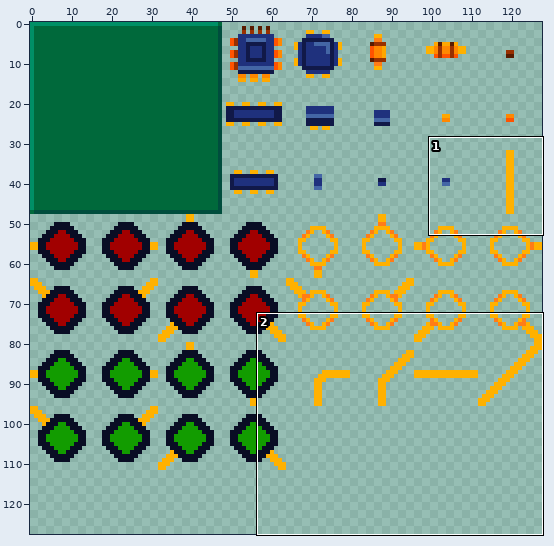
Sprite sheet -- Taped Logic/retro/CircutBoardV2.png. Above: a wide view before the commit, with the close-up outlined.
Close-up. Old version:
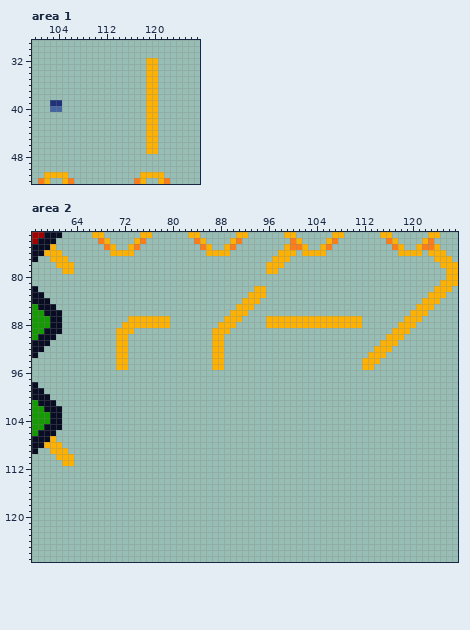
The file is 128x128 pixels. Shown: area 1: x 100..127, y 29..52; area 2: x 57..127, y 73..127.
The result:
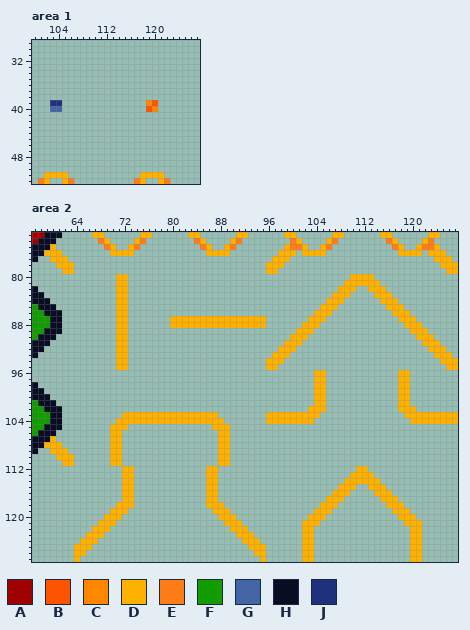
Palette (. is transparent): A #a10000  B #ff5300  C #ff8700  D #ffb100  E #ff7c17  F #129c00  G #4466a5  H #090d24  J #1f317d
Edits made:
Area 1:
The author changed colour D to colour B in row 39 at x 120; in row 40 at x 119.
The author changed colour D to colour C in row 39 at x 119; in row 40 at x 120.
Colour D is gone in rows 32 to 38 at x 119 to 120; in rows 41 to 47 at x 119 to 120.
Area 2:
Colour D now appears in row 80 at x 71 to 72 and 110 to 113; in row 81 at x 71 to 72 and 109 to 114; in row 82 at x 71 to 72, 108 to 110 and 113 to 115; in row 83 at x 71 to 72, 107 to 109 and 114 to 116; in row 84 at x 71 to 72, 106 to 108 and 115 to 117; in row 85 at x 71 to 72, 105 to 107 and 116 to 118.
Colour D now appears in row 86 at x 71 to 72, 104 to 106 and 117 to 119; in row 87 at x 71 to 72, 80 to 88, 92 to 95 and 118; in row 88 at x 71, 80 to 87, 91 to 95 and 121; in row 89 at x 101 to 103 and 120 to 122; in row 90 at x 100 to 102 and 121 to 123; in row 91 at x 99 to 101 and 122 to 124.
Colour D now appears in row 92 at x 98 to 100 and 123 to 125; in row 93 at x 97 to 99 and 124 to 126; in row 94 at x 96 to 98 and 125 to 127; in row 95 at x 96 to 97 and 126 to 127; in rows 96 to 101 at x 104 to 105 and 118 to 119; in row 102 at x 103 to 105 and 118 to 120.
Colour D now appears in row 103 at x 72 to 87, 96 to 104 and 119 to 127; in row 104 at x 71 to 88, 96 to 103 and 120 to 127; in row 105 at x 70 to 72 and 87 to 89; in rows 106 to 111 at x 70 to 71 and 88 to 89; in row 112 at x 72 to 73, 86 to 87 and 111 to 112; in row 113 at x 72 to 73, 86 to 87 and 110 to 113.
Colour D now appears in row 114 at x 72 to 73, 86 to 87 and 109 to 114; in row 115 at x 72 to 73, 86 to 87, 108 to 110 and 113 to 115; in row 116 at x 72 to 73, 86 to 87, 107 to 109 and 114 to 116; in row 117 at x 72 to 73, 86 to 87, 106 to 108 and 115 to 117; in row 118 at x 71 to 73, 86 to 88, 105 to 107 and 116 to 118; in row 119 at x 70 to 72, 87 to 89, 104 to 106 and 117 to 119.
Colour D now appears in row 120 at x 69 to 71, 88 to 90, 103 to 105 and 118 to 120; in row 121 at x 68 to 70, 89 to 91, 102 to 104 and 119 to 121; in row 122 at x 67 to 69, 90 to 92, 102 to 103 and 120 to 121; in row 123 at x 66 to 68, 91 to 93, 102 to 103 and 120 to 121; in row 124 at x 65 to 67, 92 to 94, 102 to 103 and 120 to 121; in row 125 at x 64 to 66, 93 to 95, 102 to 103 and 120 to 121.
Colour D now appears in row 126 at x 64 to 65, 94 to 95, 102 to 103 and 120 to 121; in row 127 at x 64, 95, 102 to 103 and 120 to 121.
Colour D is gone in row 80 at x 126 to 127; in row 81 at x 125 to 127; in row 82 at x 94 to 95 and 124 to 126; in row 83 at x 93 to 95 and 123 to 125; in row 84 at x 92 to 94 and 122 to 124; in row 85 at x 91 to 93 and 121 to 123.
Colour D is gone in row 86 at x 90 to 92 and 120 to 122; in row 87 at x 73 to 79, 96 to 102, 106 to 111 and 121; in row 88 at x 73 to 79, 96 to 101, 105 to 111 and 118; in row 89 at x 73, 87 to 89 and 117 to 119; in row 90 at x 87 to 88 and 116 to 118; in row 91 at x 87 to 88 and 115 to 117.
Colour D is gone in row 92 at x 87 to 88 and 114 to 116; in row 93 at x 87 to 88 and 113 to 115; in row 94 at x 87 to 88 and 112 to 114; in row 95 at x 87 to 88 and 112 to 113.
